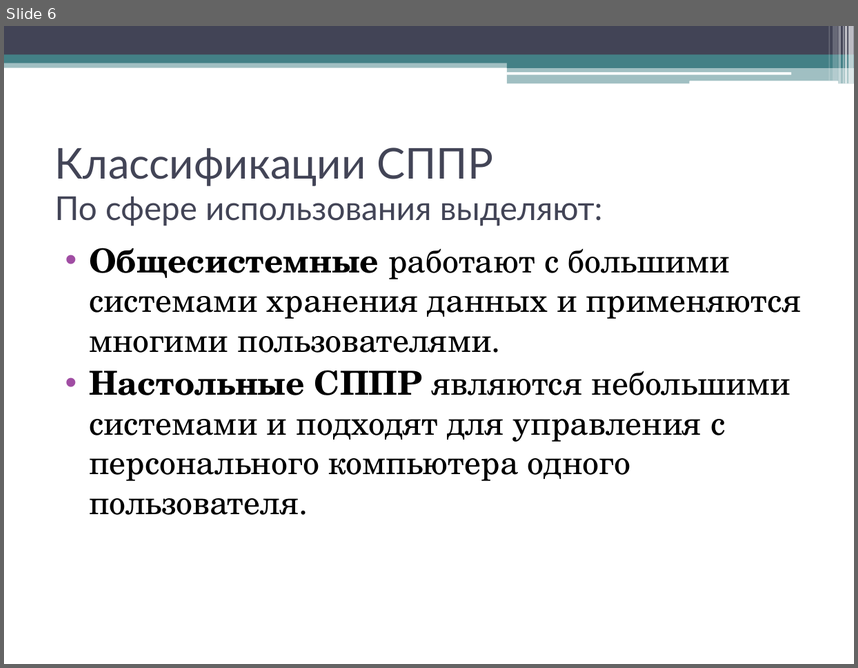
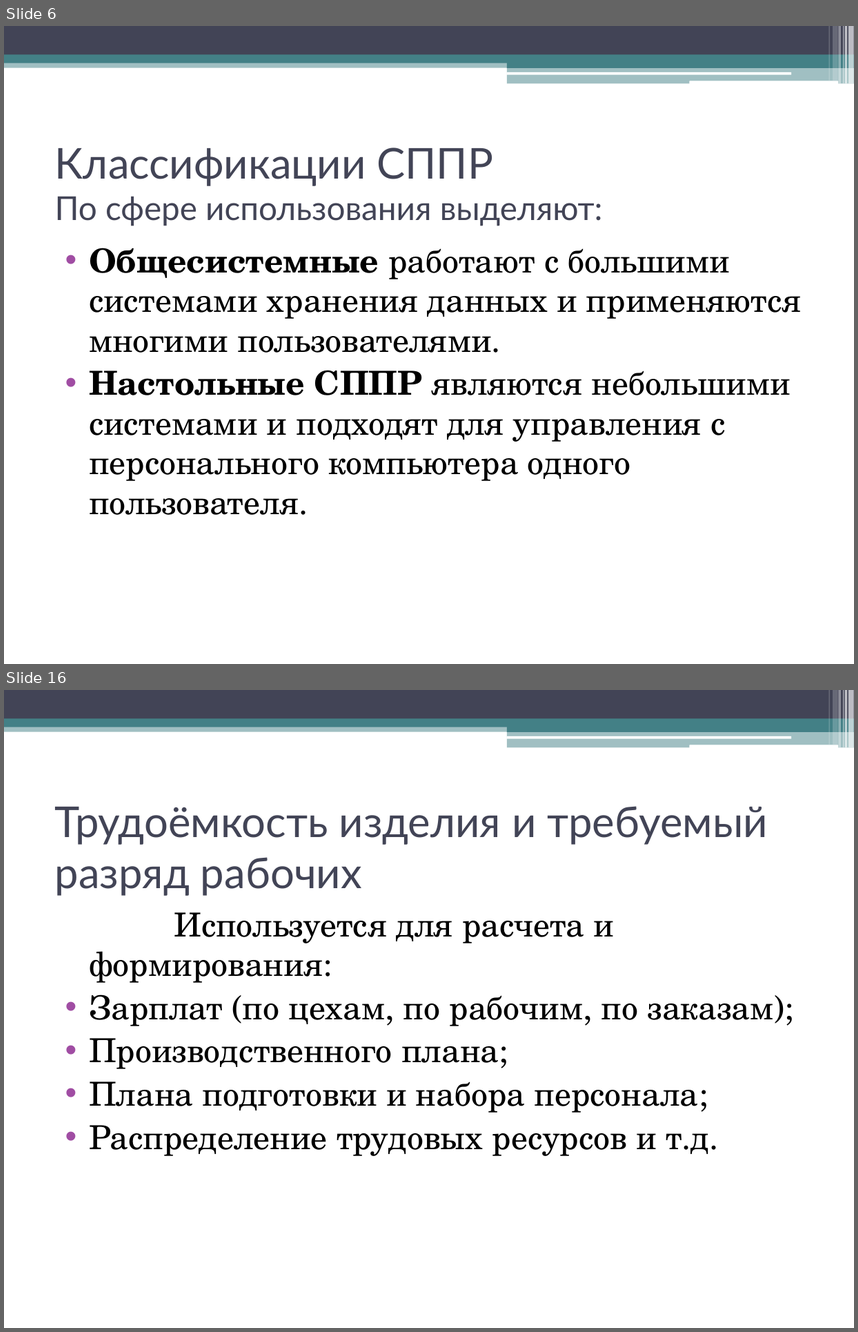
Before and after one commit to andreytemn/university, a slide deck: 5kurs/graf/Tem521PPRpresent.pptx. Shown one above the other, each under a label of ours: slide 6 before the commit, slides 6 and 16 after it; the slides between them are not shown. The pictures are 858x668 and 858x1332 pixels, drawn with LibreOffice and Linux fonts; fonts in the diff are those of the drawing. Boxes give left, top, right and bottom in pixels: in the first picture for what was removed or moved away, otherwise in the second. Text is boxed around its words. In the diff, an @@ line names an element or a change of style, - is before the commit and + after.

```diff
--- a/5kurs/graf/Tem521PPRpresent.pptx
+++ b/5kurs/graf/Tem521PPRpresent.pptx
@@ slide 16 added at (x1=4, y1=690, x2=854, y2=1328), background #FFFFFF; not listed: 13 template elements that a slide beside it also shows @@
@@ title added at (x1=55, y1=806, x2=768, y2=896), 36 pt, text #424456 @@
+Трудоёмкость изделия и требуемый разряд рабочих
@@ text added at (x1=89, y1=912, x2=773, y2=1156), 28 pt, text #000000 @@
+Используется для расчета и формирования:
+• Зарплат (по цехам, по рабочим, по заказам);
+• Производственного плана;
+• Плана подготовки и набора персонала;
+• Распределение трудовых ресурсов и т.д.
```
Also in this commit, not shown: 13 other slides added, 1 slide removed, 3 other files.
